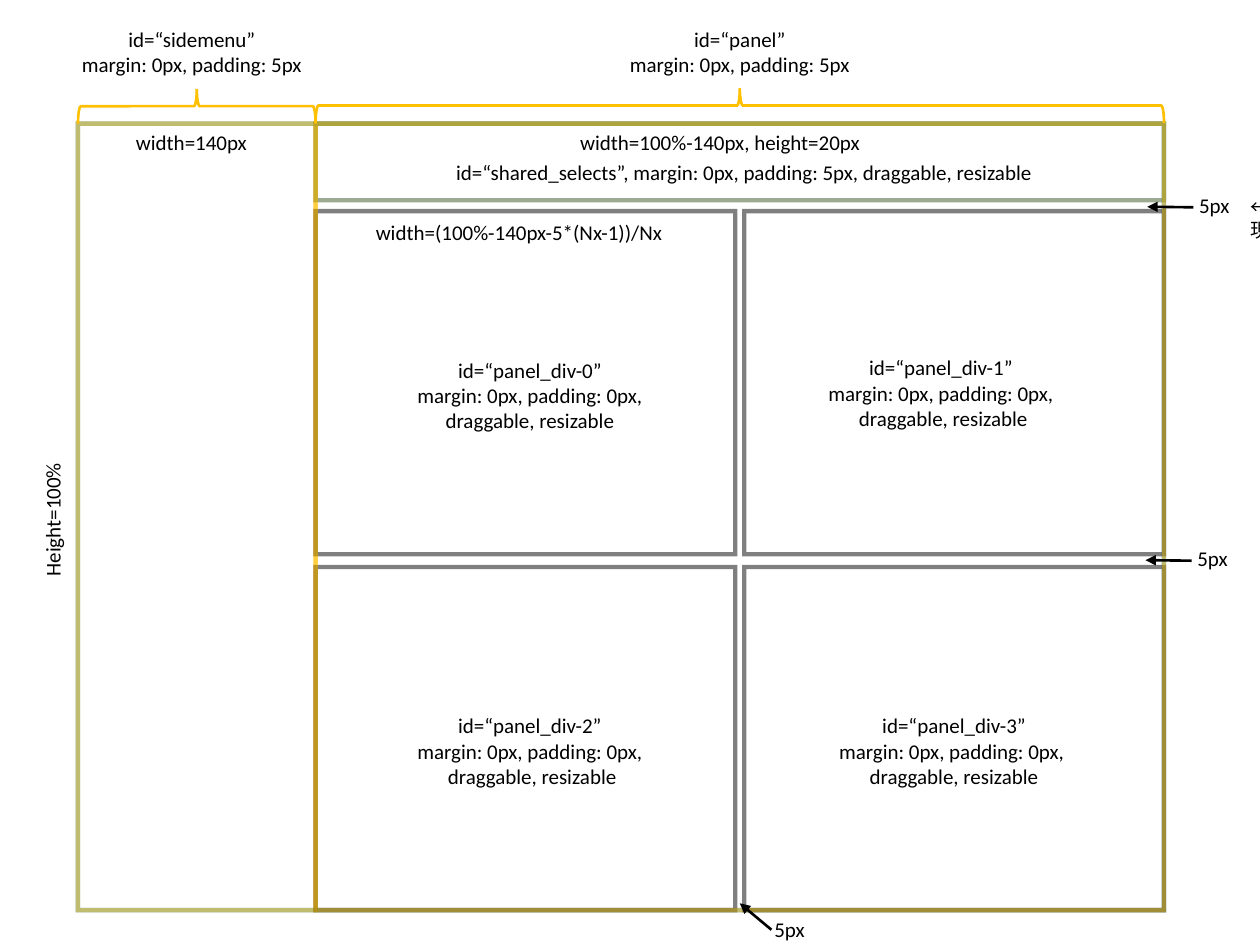
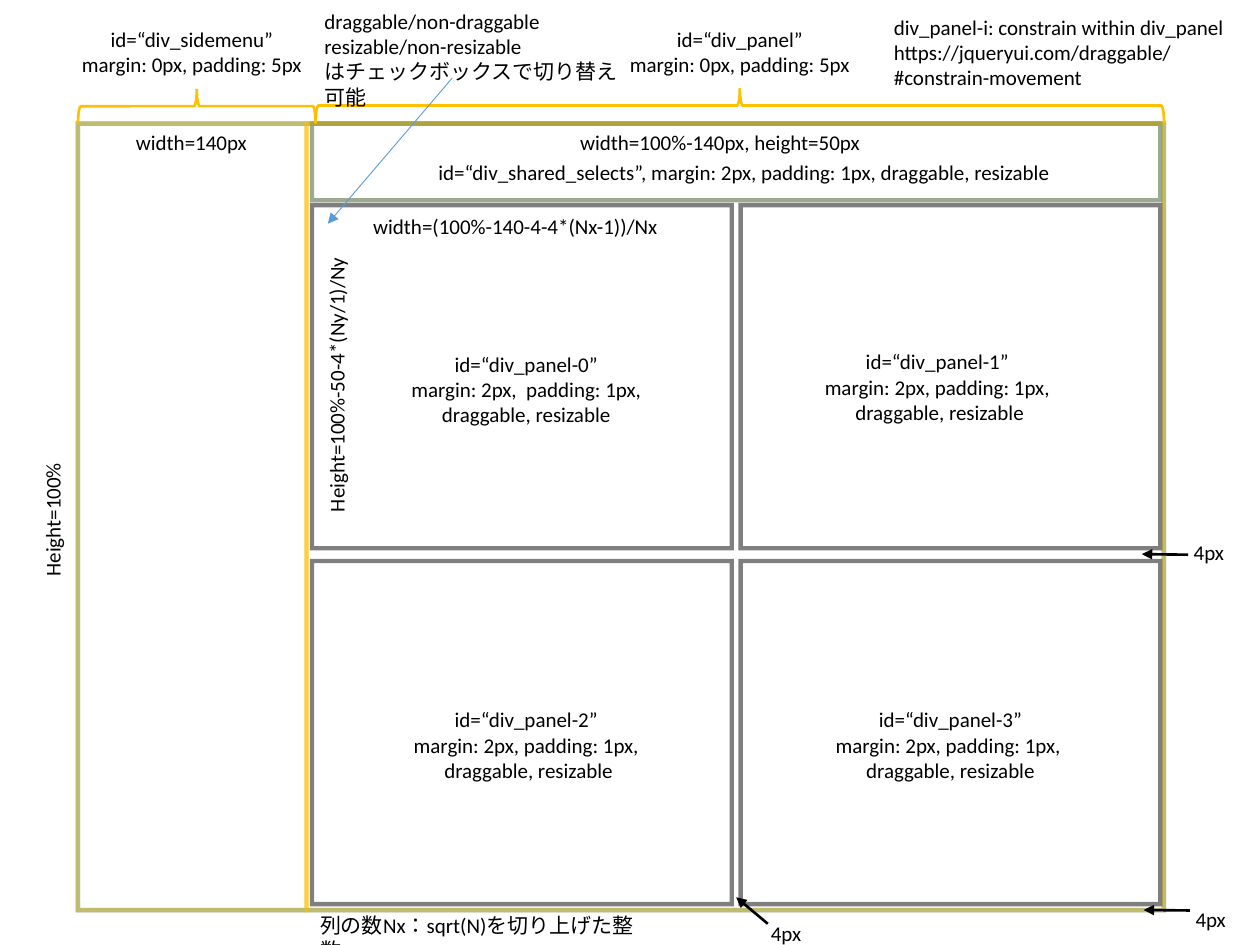
Before and after one commit to kodamail/imgtree, a slide deck: slide 1 of disp.pptx. Drawn at 1260x945 pixels with LibreOffice and Linux fonts; fonts in the diff are those of the drawing. Boxes give left, top, right and bottom in pixels: in the first picture for what was removed or moved away, otherwise in the second. Text is boxed around its words. In the diff, an @@ line names an element or a change of style, - is before the commit and + after.

```diff
--- a/disp.pptx
+++ b/disp.pptx
@@ text added at bbox=[324, 14, 617, 107], 12 pt, text #000000 @@
+draggable/non-draggable
+resizable/non-resizable
+はチェックボックスで切り替え可能
@@ text added at bbox=[894, 20, 1223, 85], 12 pt, text #000000 @@
+div_panel-i: constrain within div_panel
+https://jqueryui.com/draggable/#constrain-movement
@@ text at bbox=[111, 32, 273, 50]: text changed @@
-id=“sidemenu”
+id=“div_sidemenu”
@@ text at bbox=[677, 32, 803, 51]: text changed @@
-id=“panel”
+id=“div_panel”
@@ arrow added from (452, 78) to (328, 224), #5B9BD5 0.5 pt @@
@@ rectangle: place and size @@
-rectangle at bbox=[78, 123, 316, 910]
+rectangle at bbox=[78, 123, 306, 910]
@@ rectangle: place and size @@
-rectangle at bbox=[315, 123, 1163, 910]
+rectangle at bbox=[306, 123, 1163, 910]
@@ text at bbox=[580, 135, 859, 154]: text changed @@
-width=100%-140px, height=20px
+width=100%-140px, height=50px
@@ text at bbox=[438, 165, 1049, 184]: text changed @@
-id=“shared_selects”, margin: 0px, padding: 5px, draggable, resizable
+id=“div_shared_selects”, margin: 2px, padding: 1px, draggable, resizable
@@ text removed at bbox=[1199, 199, 1229, 217] @@
-5px
@@ text removed at bbox=[1237, 189, 1260, 226] @@
-←下の要素のmarginで表現？
@@ text at bbox=[373, 219, 657, 237]: text changed @@
-width=(100%-140px-5*(Nx-1))/Nx
+width=(100%-140-4-4*(Nx-1))/Nx
@@ text added at bbox=[325, 283, 351, 504], 12 pt, text #000000 @@
+Height=100%-50-4*(Ny/1)/Ny
@@ text at bbox=[411, 357, 641, 401]: text changed @@
-id=“panel_div-0”
-margin: 0px, padding: 0px,
+id=“div_panel-0”
+margin: 2px, padding: 1px,
@@ text at bbox=[825, 354, 1050, 399]: text changed @@
-id=“panel_div-1”
-margin: 0px, padding: 0px,
+id=“div_panel-1”
+margin: 2px, padding: 1px,
@@ 4 rectangles, 2 arrows: place and size @@
-4 rectangles, 2 arrows at bbox=[315, 212, 1192, 930]
+4 rectangles, 2 arrows at bbox=[312, 205, 1188, 924]
@@ text at bbox=[1194, 546, 1224, 564]: text changed @@
-5px
+4px
@@ text at bbox=[414, 712, 639, 757]: text changed @@
-id=“panel_div-2”
-margin: 0px, padding: 0px,
+id=“div_panel-2”
+margin: 2px, padding: 1px,
@@ text at bbox=[836, 712, 1061, 757]: text changed @@
-id=“panel_div-3”
-margin: 0px, padding: 0px,
+id=“div_panel-3”
+margin: 2px, padding: 1px,
@@ text added at bbox=[320, 912, 633, 937], 12 pt, text #000000 @@
+列の数Nx：sqrt(N)を切り上げた整数
@@ text at bbox=[771, 927, 801, 945]: text changed @@
-5px
+4px
@@ arrow moved from (1193, 208) - (1148, 207) to (1189, 911) - (1144, 910) @@
@@ text added at bbox=[1196, 913, 1226, 931], 12 pt, text #000000 @@
+4px
```
Also in this commit, not shown: 1 slide added, 3 other files.
